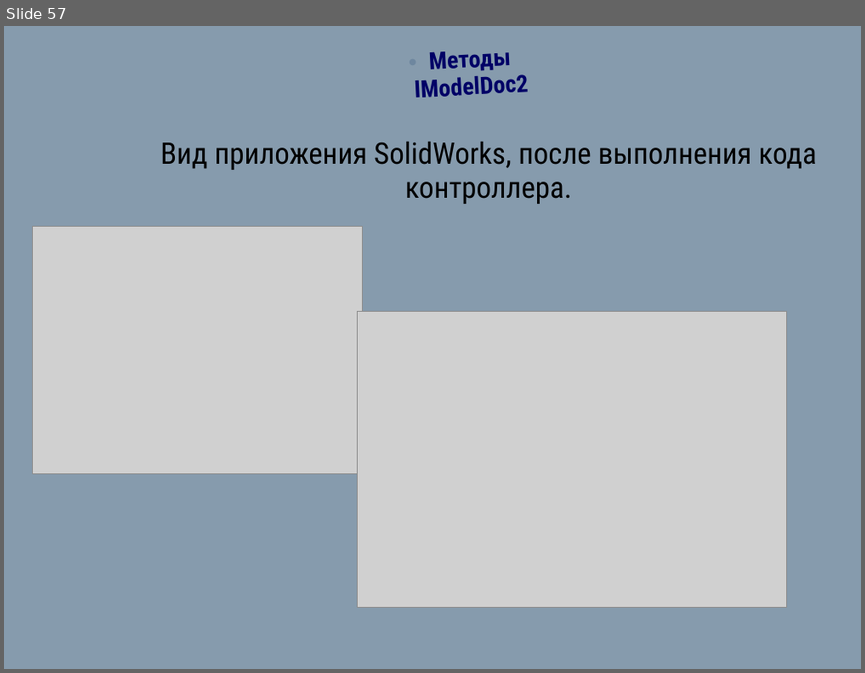
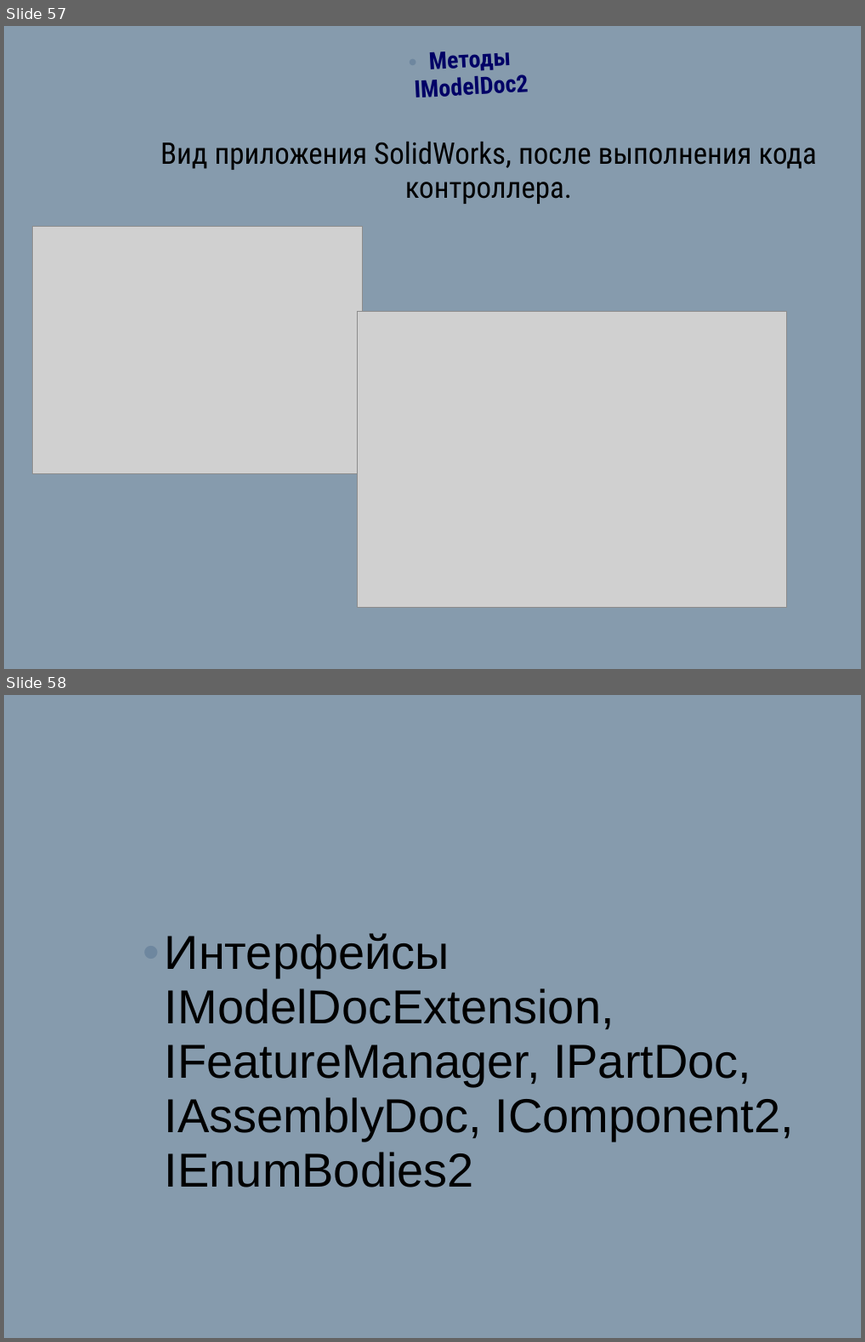
Before and after one commit to a-vodka/ics, a slide deck: sm1_lc05_ics.pptx. Shown one above the other, each under a label of ours: slide 57 before the commit, slides 57 and 58 after it. The pictures are 865x673 and 865x1342 pixels, drawn with LibreOffice and Linux fonts; fonts in the diff are those of the drawing; grey boxes stand for pictures; background and template pictures are left out. Boxes give left, top, right and bottom in pixels: in the first picture for what was removed or moved away, otherwise in the second. Text is boxed around its words. In the diff, an @@ line names an element or a change of style, - is before the commit and + after.

```diff
--- a/sm1_lc05_ics.pptx
+++ b/sm1_lc05_ics.pptx
@@ slide 58 added at (4, 695, 861, 1338), background picture (left out) @@
@@ text added at (165, 933, 794, 1187), 40 pt, text #000000 @@
+• Интерфейсы IModelDocExtension, IFeatureManager, IPartDoc, IAssemblyDoc, IComponent2, IEnumBodies2
```
Also in this commit, not shown: 47 other slides added, 4 other files.
